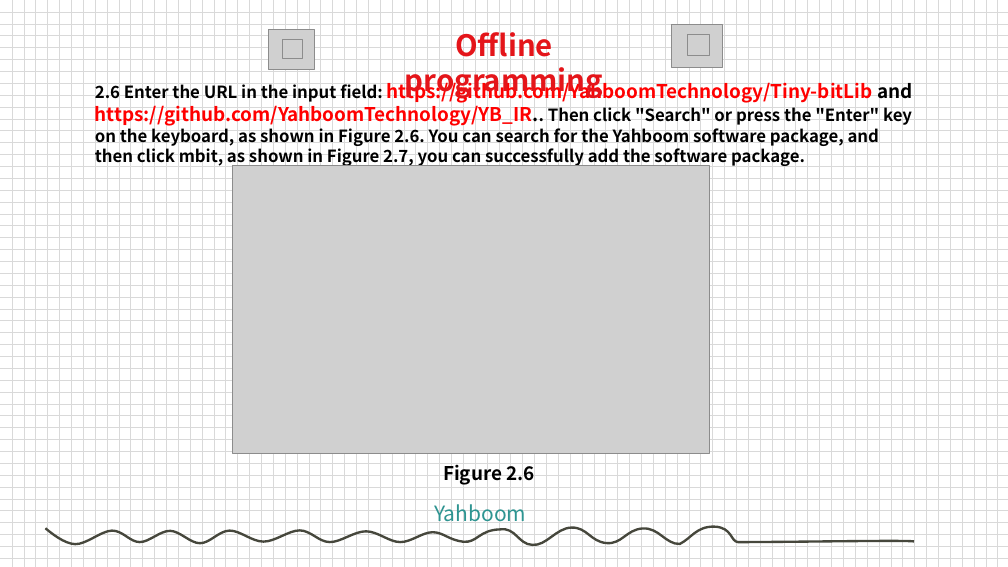
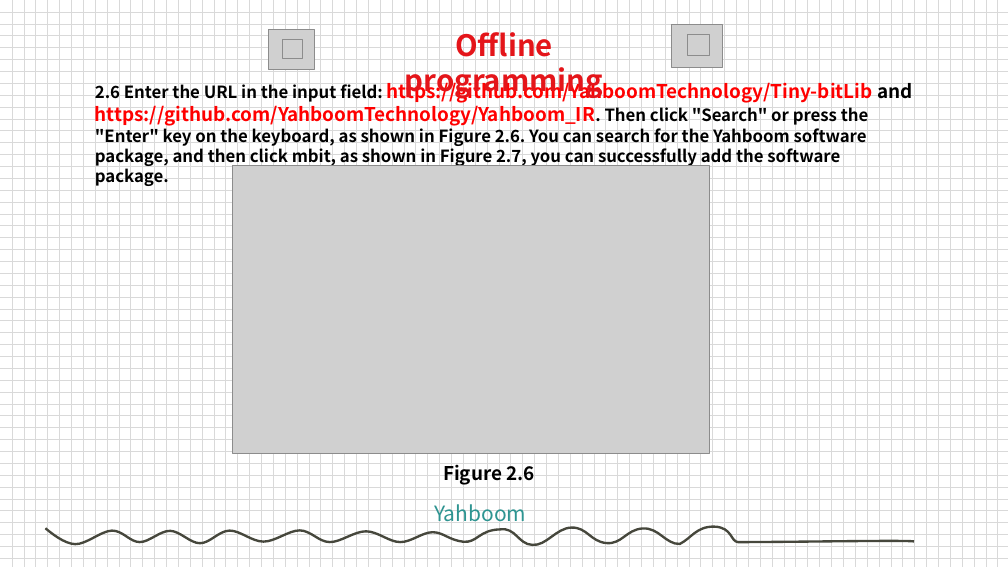
Before and after one commit to YahboomTechnology/Tiny-bit, a slide deck: slide 11 of 02.Preparation before class/1.About Graphical/2.Offline programming.pptx. Drawn at 1008x567 pixels with LibreOffice and Linux fonts; fonts in the diff are those of the drawing; grey boxes stand for pictures; background and template pictures are left out. Boxes give left, top, right and bottom in pixels: in the first picture for what was removed or moved away, otherwise in the second. Text is boxed around its words. In the diff, an @@ line names an element or a change of style, - is before the commit and + after.

```diff
--- a/02.Preparation before class/1.About Graphical/2.Offline programming.pptx
+++ b/02.Preparation before class/1.About Graphical/2.Offline programming.pptx
@@ text at box(95, 79, 912, 186): text changed @@
-2.6 Enter the URL in the input field: https://github.com/YahboomTechnology/Tiny-bitLib and https://github.com/YahboomTechnology/YB_IR.. Then click "Search" or press the "Enter" key on the keyboard, as shown in Figure 2.6. You can search for the Yahboom software package, and then click mbit, as shown in Figure 2.7, you can successfully add the software package.
+2.6 Enter the URL in the input field: https://github.com/YahboomTechnology/Tiny-bitLib and https://github.com/YahboomTechnology/Yahboom_IR. Then click "Search" or press the "Enter" key on the keyboard, as shown in Figure 2.6. You can search for the Yahboom software package, and then click mbit, as shown in Figure 2.7, you can successfully add the software package.
```
Also in this commit, not shown: 1 other file.
